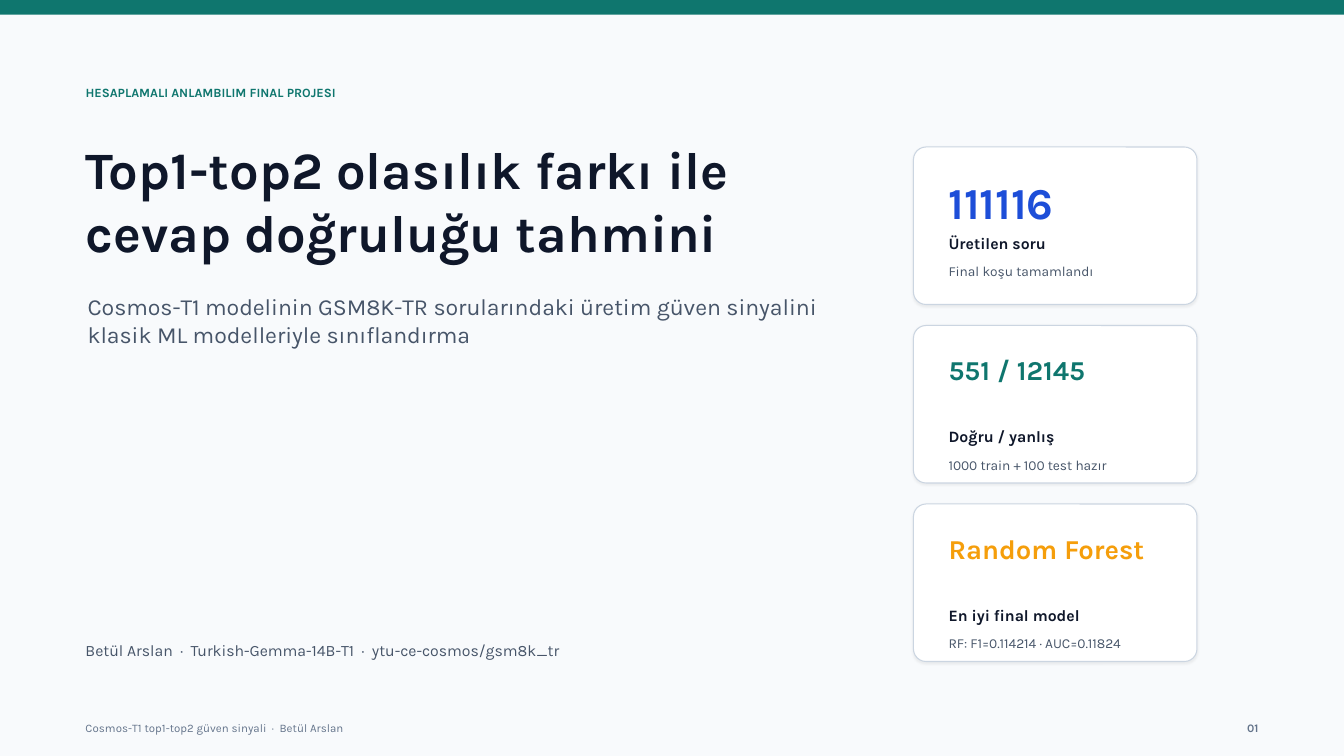
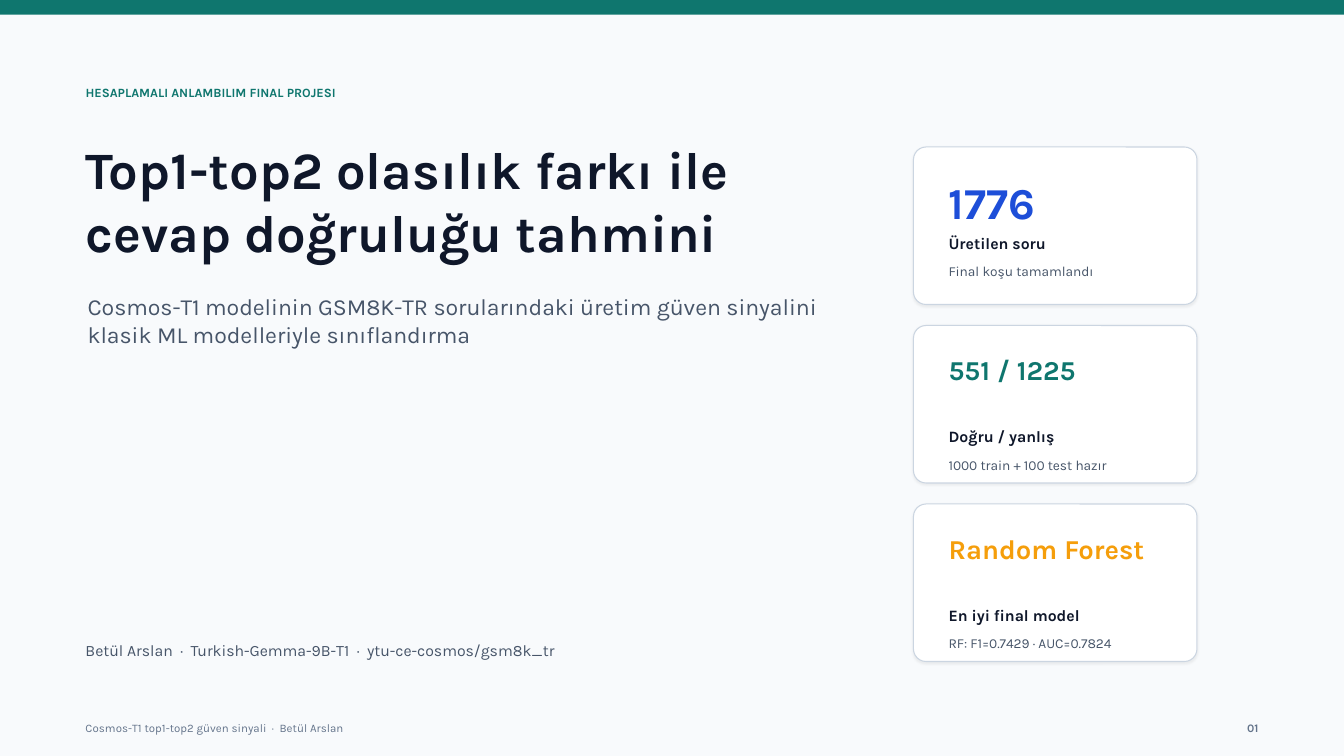
Before and after one commit to betullarslan-cpu/cosmos-t1-confidence-prediction, a slide deck: slide 1 of sunum.pptx. Drawn at 1344x756 pixels with LibreOffice and Linux fonts; fonts in the diff are those of the drawing. Boxes give left, top, right and bottom in pixels: in the first picture for what was removed or moved away, otherwise in the second. Text is boxed around its words. In the diff, an @@ line names an element or a change of style, - is before the commit and + after.

```diff
--- a/sunum.pptx
+++ b/sunum.pptx
@@ text at bbox=[949, 190, 1035, 220]: text changed @@
-111116
+1776
@@ text at bbox=[949, 362, 1076, 381]: text changed @@
-551 / 12145
+551 / 1225
@@ text at bbox=[85, 644, 554, 660]: text changed @@
-Betül Arslan · Turkish-Gemma-14B-T1 · ytu-ce-cosmos/gsm8k_tr
+Betül Arslan · Turkish-Gemma-9B-T1 · ytu-ce-cosmos/gsm8k_tr
@@ text at bbox=[949, 639, 1111, 648]: text changed @@
-RF: F1=0.114214 · AUC=0.11824
+RF: F1=0.7429 · AUC=0.7824
```
Also in this commit, not shown: 8 other slides changed, 1 other file.
